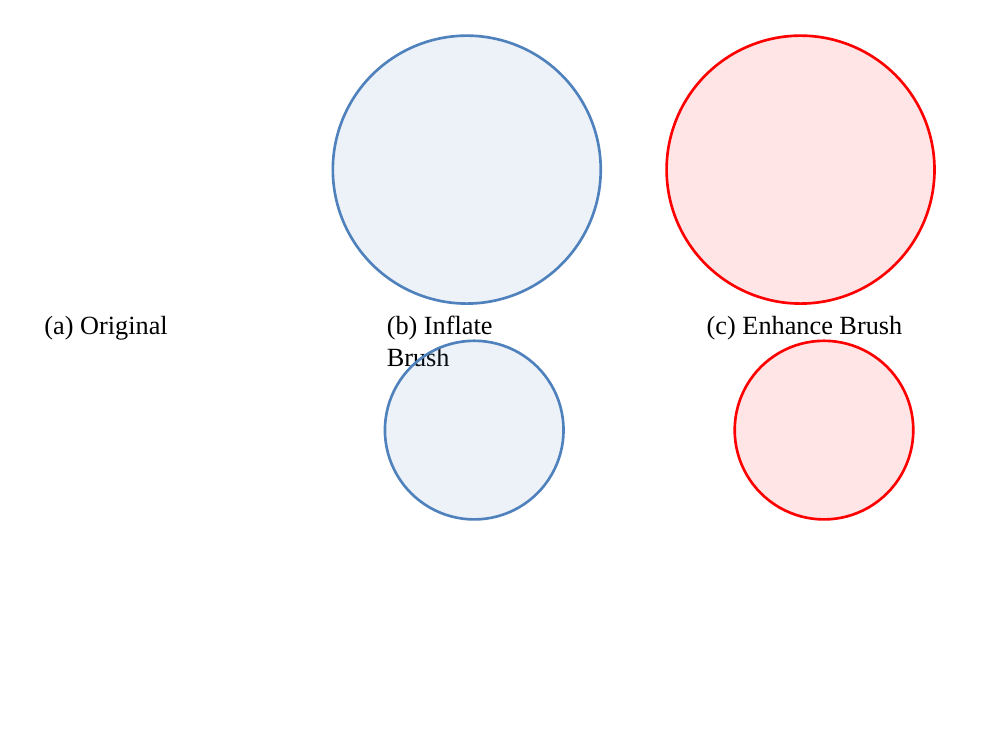
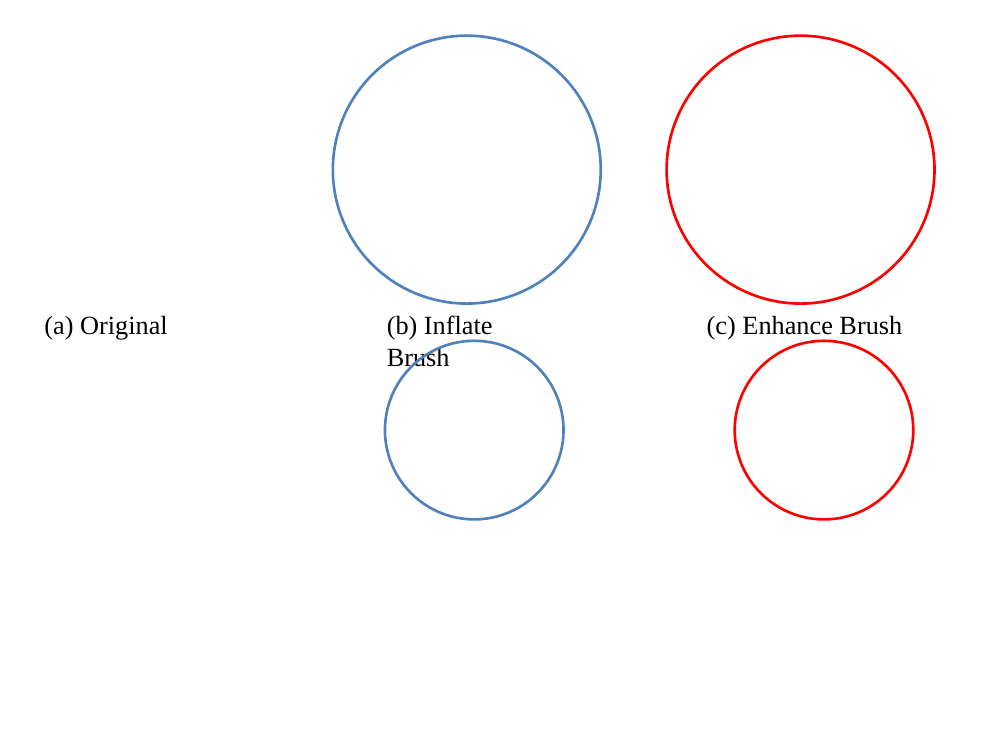
Before and after one commit to hksonngan/jeronimo, a slide deck: slide 1 of documents/thesis/TQLBO-paper/marco teorico/sculpt_brush.pptx. Drawn at 1008x756 pixels with LibreOffice and Linux fonts; fonts in the diff are those of the drawing; background and template pictures are left out. Boxes give left, top, right and bottom in pixels: in the first picture for what was removed or moved away, otherwise in the second. Text is boxed around its words. In the diff, an @@ line names an element or a change of style, - is before the commit and + after.

```diff
--- a/documents/thesis/TQLBO-paper/marco teorico/sculpt_brush.pptx
+++ b/documents/thesis/TQLBO-paper/marco teorico/sculpt_brush.pptx
@@ ellipse at [333, 36, 600, 303]: fill #4F81BD at 10% opacity to none @@
@@ ellipse at [666, 36, 933, 303]: fill #FF0000 at 10% opacity to none @@
@@ ellipse at [384, 341, 563, 520]: fill #4F81BD at 10% opacity to none @@
@@ ellipse at [734, 341, 913, 520]: fill #FF0000 at 10% opacity to none @@
```
Also in this commit, not shown: 14 other files.
